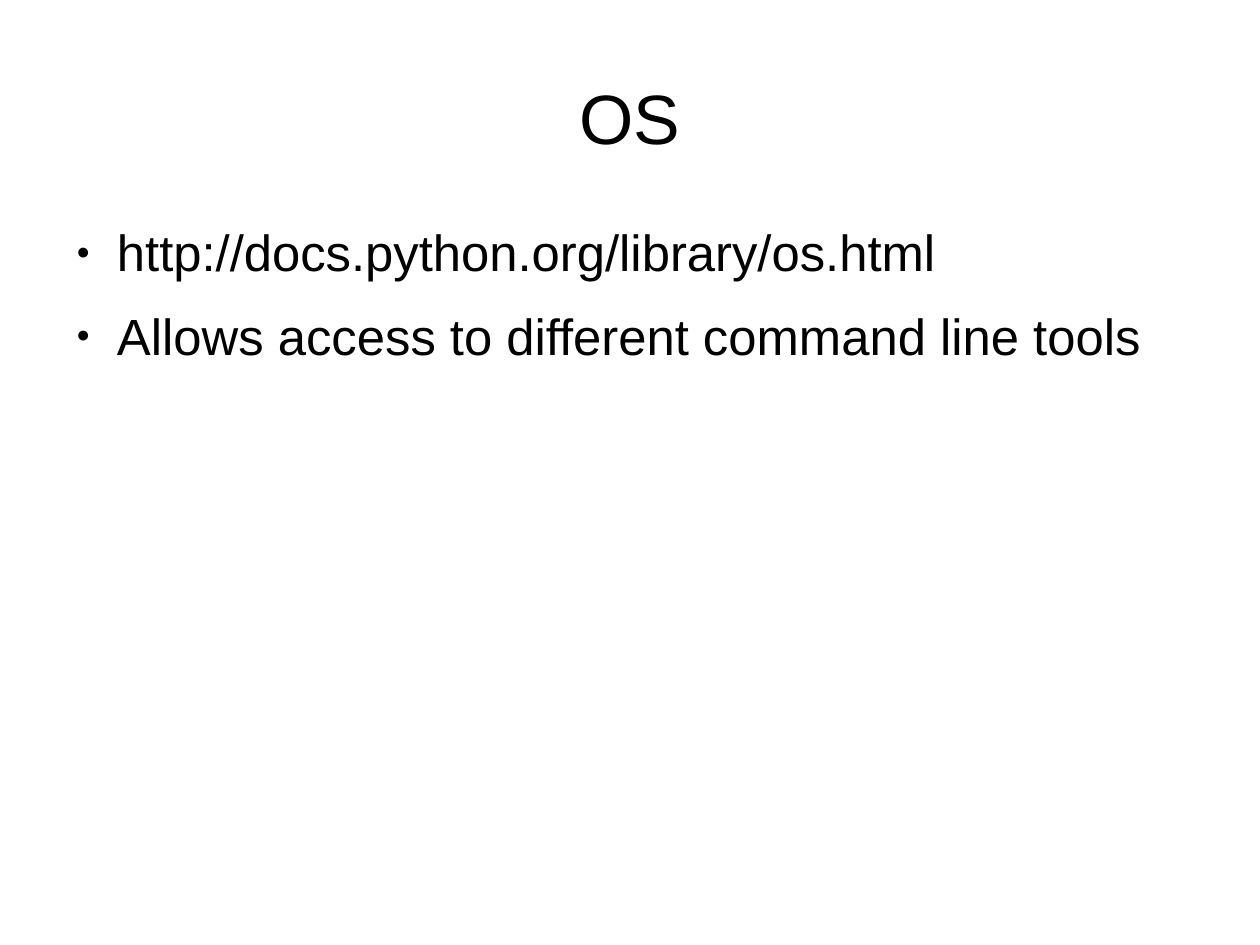
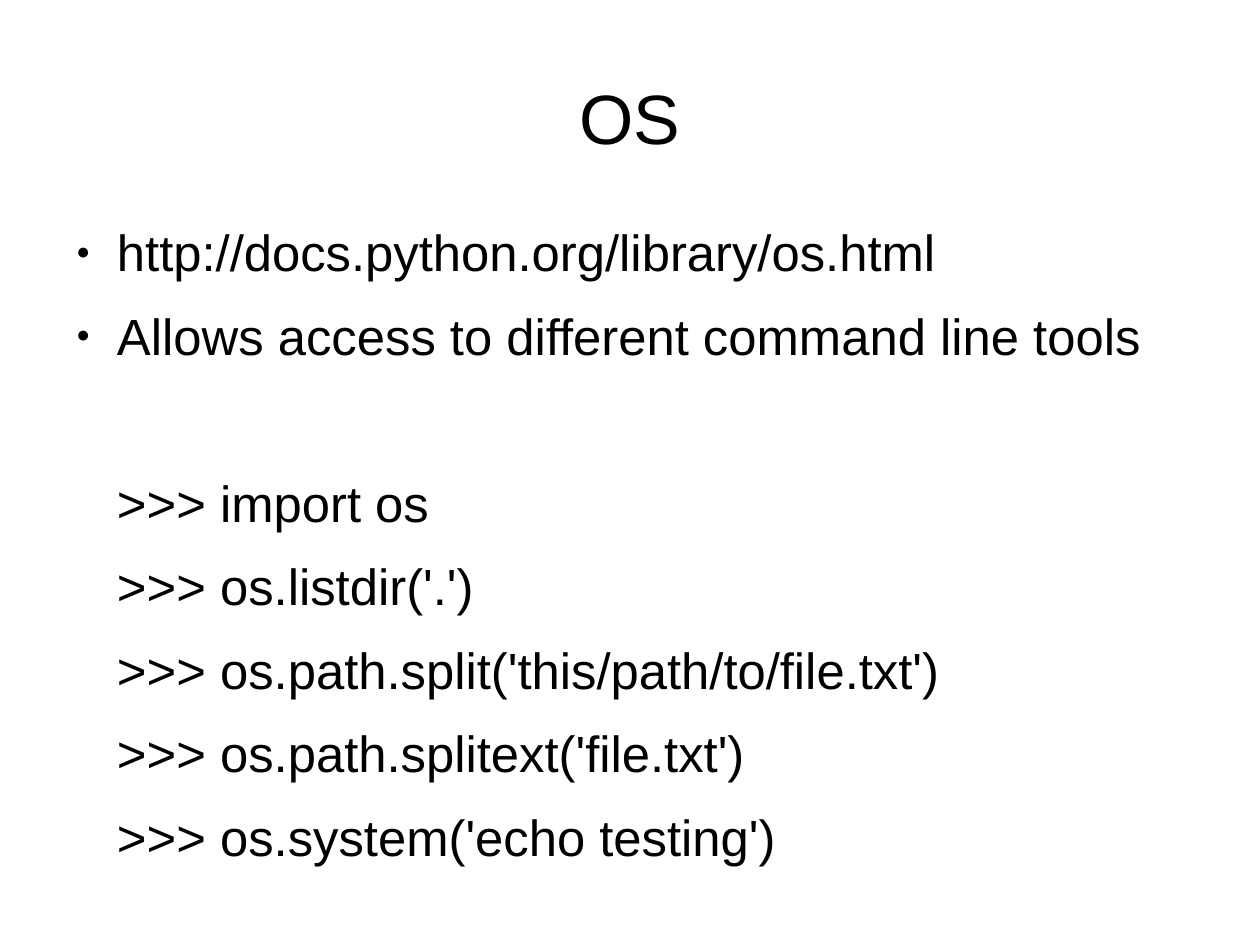
Before and after one commit to bradfordbarr/HacDC-Intro-to-Programming, a slide deck: slide 6 of class_4/class_4.odp. Drawn at 1260x945 pixels with LibreOffice and Linux fonts; fonts in the diff are those of the drawing. Boxes give left, top, right and bottom in pixels: in the first picture for what was removed or moved away, otherwise in the second. Text is boxed around its words. In the diff, an @@ line names an element or a change of style, - is before the commit and + after.

```diff
--- a/class_4/class_4.odp
+++ b/class_4/class_4.odp
@@ text at <box>220,485,939,866</box>: paragraphs added @@
+>>> import os
+>>> os.listdir('.')
+>>> os.path.split('this/path/to/file.txt')
+>>> os.path.splitext('file.txt')
+>>> os.system('echo testing')
```
Also in this commit, not shown: 4 other slides changed.
